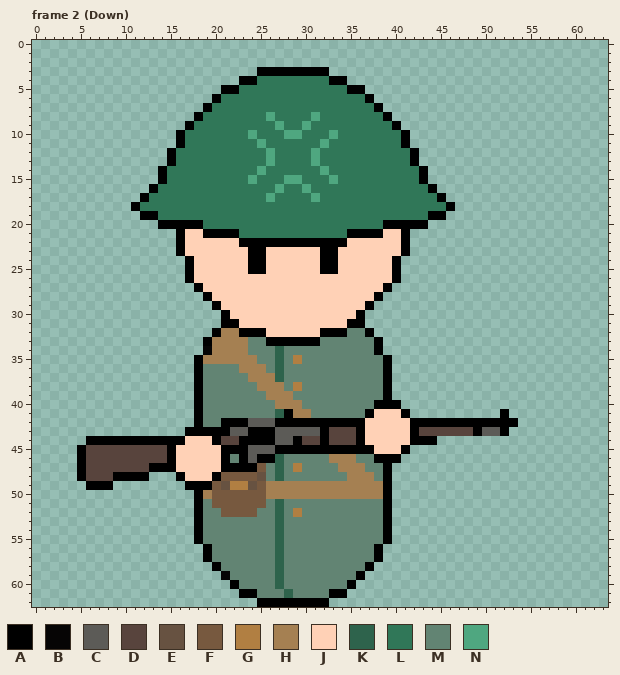
One commit to this pixel-art file: Assets/Sprites/Units/Oro_Infantry.ase. This is how it looked before the edit.
64x63 pixels, 28 frames. Colours within 5 levels of each other are drawn and written as one. Shown: frame 2 (Down). The commit also changed other frames, which this record leaves out.
Palette (. is transparent): A #000000  B #060505  C #5c5b57  D #58443d  E #675241  F #77593f  G #b17f42  H #a58052  J #ffd1b6  K #2e634c  L #307758  M #628473  N #4fa780
Pixels before, frame 2 (Down) (only the part around the change), first column x 0:
 0 ................................................................
 1 ................................................................
 2 ................................................................
 3 .........................AAAAAAAA...............................
 4 .......................AALLLLLLLLAA.............................
 5 .....................AALLLLLLLLLLLLAA...........................
 6 ....................ALLLLLLLLLLLLLLLLA..........................
 7 ...................ALLLLLLLLLLLLLLLLLLA.........................
 8 ..................ALLLLLLLNLLLLNLLLLLLLA........................
 9 .................ALLLLLLLLLNLLNLLLLLLLLLA.......................
10 ................ALLLLLLLNLLLNNLLLNLLLLLLLA......................
11 ................ALLLLLLLLNLLLLLLNLLLLLLLLA......................
12 ...............ALLLLLLLLLLNLLLLNLLLLLLLLLLA.....................
13 ...............ALLLLLLLLLLNLLLLNLLLLLLLLLLA.....................
14 ..............ALLLLLLLLLLNLLLLLLNLLLLLLLLLLA....................
15 ..............ALLLLLLLLLNLLLNNLLLNLLLLLLLLLA....................
16 .............ALLLLLLLLLLLLLNLLNLLLLLLLLLLLLLA...................
17 ............ALLLLLLLLLLLLLNLLLLNLLLLLLLLLLLLLA..................
18 ...........ALLLLLLLLLLLLLLLLLLLLLLLLLLLLLLLLLLA.................
19 ............AALLLLLLLLLLLLLLLLLLLLLLLLLLLLLLAA..................
20 ..............AAAAALLLLLLLLLLLLLLLLLLLLAAAAA....................
21 ................AJJAAAALLLLLLLLLLLLAAAAJJA......................
22 ................AJJJJJJAAAAAAAAAAAAJJJJJJA......................
23 ................AJJJJJJJAAJJJJJJAAJJJJJJJA......................
24 .................AJJJJJJAAJJJJJJAAJJJJJJA.......................
25 .................AJJJJJJAAJJJJJJAAJJJJJJA.......................
26 .................AJJJJJJJJJJJJJJJJJJJJJJA.......................
27 ..................AJJJJJJJJJJJJJJJJJJJJA........................
28 ...................AJJJJJJJJJJJJJJJJJJA.........................
29 ....................AJJJJJJJJJJJJJJJJA..........................
30 .....................AJJJJJJJJJJJJJJA...........................
31 .....................AAJJJJJJJJJJJJAA...........................
32 ....................AHHAAAJJJJJJAAAMMA..........................
33 ...................AHHHHMMAAAAAAMMMMMMA.........................
34 ...................BHHHHMMMKMMMMMMMMMMA.........................
35 ..................AHHHHHHMMKMGMMMMMMMMMA........................
36 ..................AMMMMHHHMKMMMMMMMMMMMA........................
37 ..................AMMMMMHHHKMMMMMMMMMMMA........................
38 ..................AMMMMMMHHHMGMMMMMMMMMA........................
39 ..................AMMMMMMMHHHMMMMMMMMMMA........................
40 ..................AMMMMMMMMHHHMMMMMMMMAAA.......................
41 ..................AMMMMMMMMKAHHMMMMMMAJJJA..........A...........
42 ..................AMMAAACCCAAAAAAAAAAJJJJJAAAAAAAAAAAA..........
43 .................AAAAACCAAACCCCCADDDAJJJJJADDDDDDACCA...........
44 ......AAAAAAAAAAAJJJADDAAAACCADDADDDAJJJJJAAA...................
45 .....ADDDDDDDDDAJJJJJAAACCCAAAAAAAAAAAJJJA......................
46 .....ADDDDDDDDDAJJJJJAMACAAKMMMMMHHHMMAAA.......................
47 .....ADDDDDDDAAAJJJJJAAAAFMKMGMMMMHHHMMA........................
48 .....ADDDAAAA...AJJJAFFFFEMKMMMMMMMHHHMA........................
49 ......AAA........AAAFEGGEFHHHHHHHHHHHHHA........................
50 ..................AHFFFFFFHHHHHHHHHHHHHA........................
51 ..................AMFFFFFFMKMMMMMMMMMMMA........................
52 ..................AMMFFFFMMKMGMMMMMMMMMA........................
53 ..................AMMMMMMMMKMMMMMMMMMMMA........................
54 ..................AMMMMMMMMKMMMMMMMMMMMA........................
55 ..................AMMMMMMMMKMMMMMMMMMMMA........................
56 ...................AMMMMMMMKMMMMMMMMMMA.........................
57 ...................AMMMMMMMKMMMMMMMMMMA.........................
58 ....................AMMMMMMKMMMMMMMMMA..........................
59 .....................BMMMMMKMMMMMMMMA...........................
60 ......................AMMMMKMMMMMMMA............................
61 .......................AAMMMKMMMMAA.............................
62 .........................AAAAAAAA...............................
After the commit:
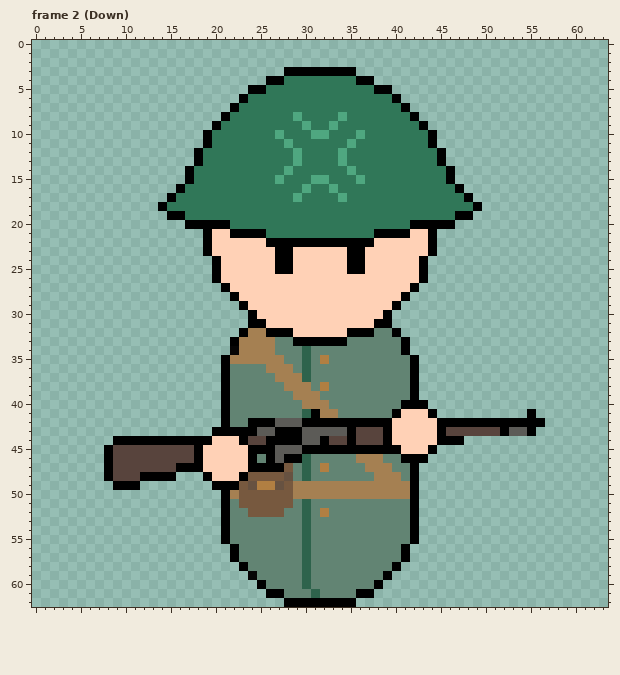
What changed:
Changed rows in their new state; - is an unchanged pixel.
Frame 2 (Down):
first column x 5:
 3 --------------------...-----AAA---------------------
 4 ------------------...AA-----LLLAA-------------------
 5 ----------------...AA---------LLLAA-----------------
 6 ---------------...A-------------LLLA----------------
 7 --------------...A---------------LLLA---------------
 8 -------------...A----L--N-L--N----LLLA--------------
 9 ------------...A------L-----N------LLLA-------------
10 -----------...A----L--NLL-NNL--N----LLLA------------
11 -----------...A-----L--N---L--N-----LLLA------------
12 ----------...A-------L--N-L--N-------LLLA-----------
13 ----------...A-------L--N-L--N-------LLLA-----------
14 ---------...A-------L--N---L--N-------LLLA----------
15 ---------...A------L--NLL-NNL--N------LLLA----------
16 --------...A----------L-----N----------LLLA---------
17 -------...A----------L--N-L--N----------LLLA--------
18 ------...A-------------------------------LLLA-------
19 -------...AA---------------------------LLLAA--------
20 ---------...--AAA-----------------LLL--AAA----------
21 -----------...-JJ-AAA---------LLL-AA-JJA------------
22 -----------...A---JJJ---------AAA---JJJA------------
23 -----------...A----JJ-AA---JJ-AA----JJJA------------
24 ------------...A---JJ-AA---JJ-AA---JJJA-------------
25 ------------...A---JJ-AA---JJ-AA---JJJA-------------
26 ------------...A-------------------JJJA-------------
27 -------------...A-----------------JJJA--------------
28 --------------...A---------------JJJA---------------
29 ---------------...A-------------JJJA----------------
30 ----------------...A-----------JJJA-----------------
31 ----------------...AA---------JJJAA-----------------
32 ---------------...-HHAAA---JJJAA-MMA----------------
33 --------------...A-HHHMM---AAA---MMMA---------------
34 --------------...B-HHHM--K-------MMMA---------------
35 -------------...A---HHH-MK-G------MMMA--------------
36 -------------...A-MMMHHH-K--------MMMA--------------
37 -------------...A--MMMHHHK--------MMMA--------------
38 -------------...A---MMMHHH-G------MMMA--------------
39 -------------...A----MMMHHH-------MMMA--------------
40 -------------...A-----MMMHHH-----MMMAAA-------------
41 -------------...A-----MMMKAHH---MMMAJJJA-------.--A-
42 -------------...-MMAAACCC-------AAA--JJJ---------AAA
43 ------------...--AA-CCAAA--CCCADDDA--JJJA---DDD-CCA-
44 -...--------AAAJJJ-DD-AA-CC---ADDDA--JJJAAA---------
45 ...A------DDDA--JJJAAACCC--------AAAJJJA------------
46 ...A------DDDA--JJJAM-CAAK--MMMHHHMMAAA-------------
47 ...A----DDDAAA--JJJ-AAAFMK-G-MMMHHHMMA--------------
48 ...ADDD-AAA...AJJJA-FFFE-K----MMMHHHMA--------------
49 -...AAA-----...AAAF-GGEF----------HHHA--------------
50 -------------...AH---FFF----------HHHA--------------
51 -------------...AM---FFF-K--------MMMA--------------
52 -------------...AMM-FFF-MK-G------MMMA--------------
53 -------------...A-----M--K--------MMMA--------------
54 -------------...A-----M--K--------MMMA--------------
55 -------------...A-----M--K--------MMMA--------------
56 --------------...A----M--K-------MMMA---------------
57 --------------...A----M--K-------MMMA---------------
58 ---------------...A---M--K------MMMA----------------
59 ----------------...B--M--K-----MMMA-----------------
60 -----------------...A-M--K----MMMA------------------
61 ------------------...AAM--K-MMMAA-------------------
62 --------------------...-----AAA---------------------
Where, in picture pixels (left, top, right, bottom), the same in both pictures:
changed: (77, 67, 545, 607)
